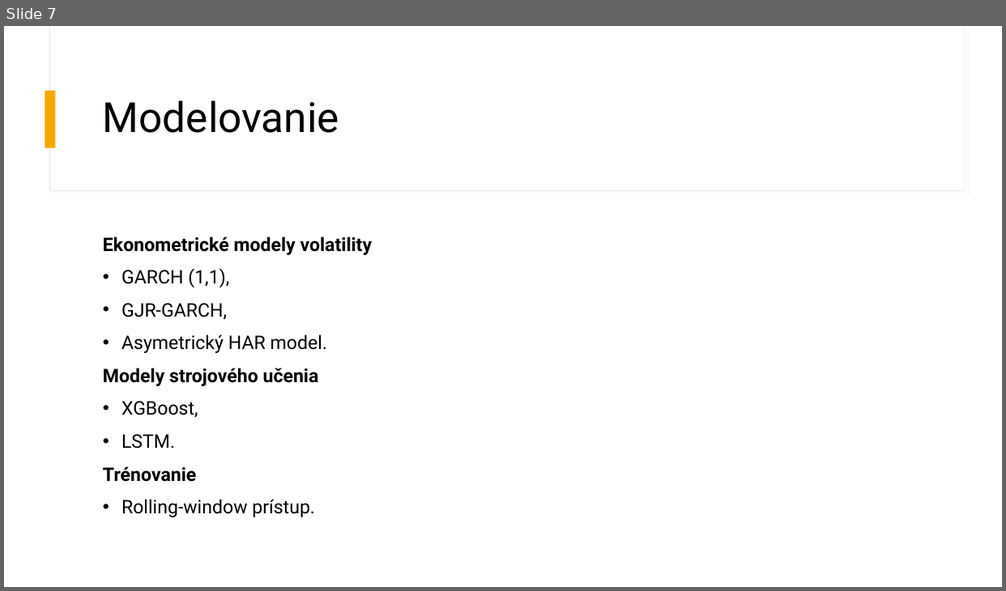
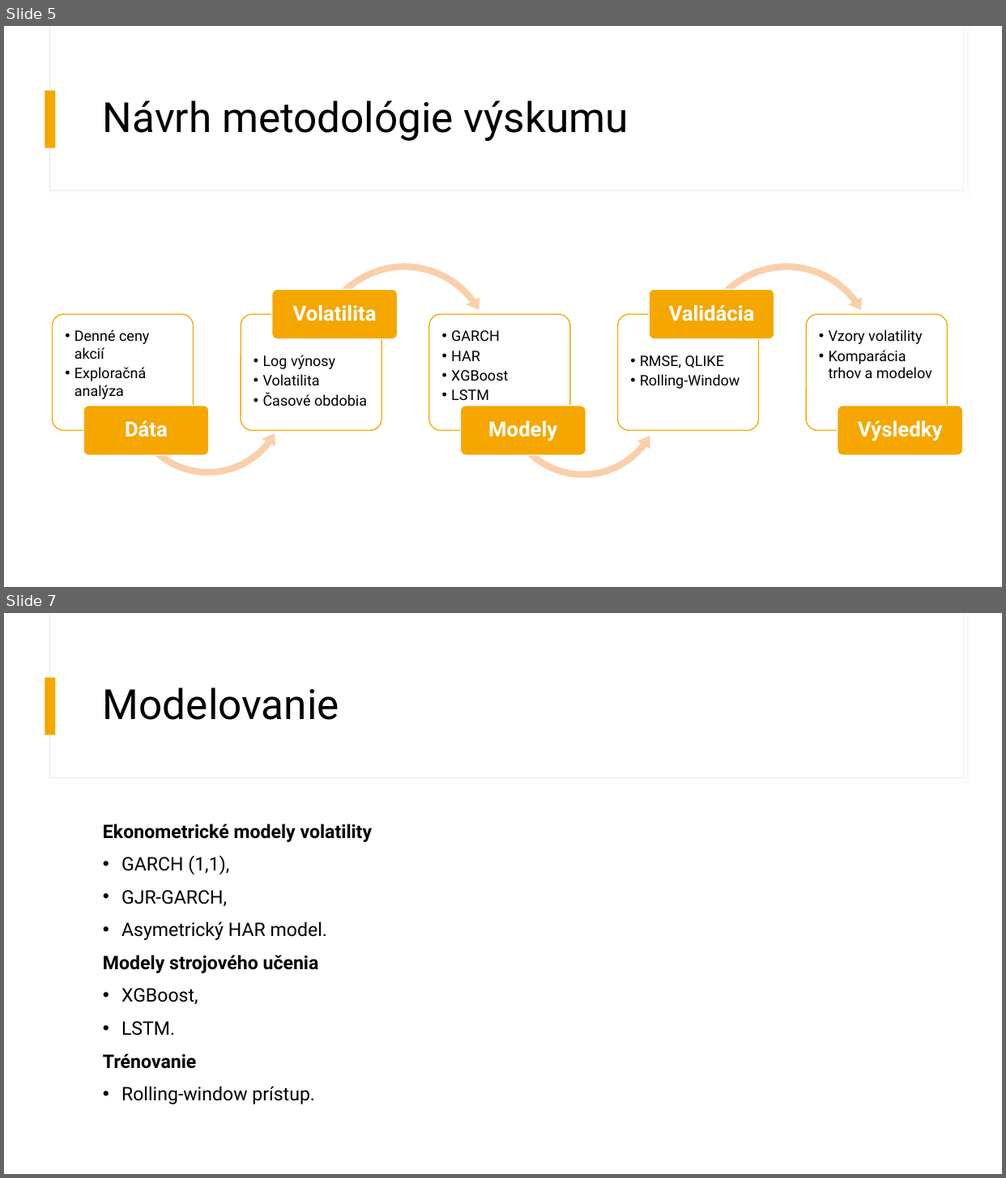
Before and after one commit to MatejLuzak/Identification-of-Patterns-of-Stock-Market-Volatility-in-the-USA-China-and-Europe-Using-AI-Methods, a slide deck: Identifikácia vzorov v časových radoch pre komparáciu volatility.pptx. Shown one above the other, each under a label of ours: slide 7 before the commit, slides 5 and 7 after it; the slides between them are not shown. The pictures are 1006x591 and 1006x1178 pixels, drawn with LibreOffice and Linux fonts; fonts in the diff are those of the drawing. Boxes give left, top, right and bottom in pixels: in the first picture for what was removed or moved away, otherwise in the second. Text is boxed around its words. In the diff, an @@ line names an element or a change of style, - is before the commit and + after.

```diff
--- a/Identifikácia vzorov v časových radoch pre komparáciu volatility.pptx
+++ b/Identifikácia vzorov v časových radoch pre komparáciu volatility.pptx
@@ slide 5 added at [4,26,1002,587], background #FFFFFF; not listed: 3 template elements that a slide beside it also shows @@
@@ title added at [103,101,629,141], 40 pt, text #000000 @@
+Návrh metodológie výskumu
@@ group added at [52,258,962,483]: 10 rounded rectangles, 10 texts, 2 left circular arrows, 2 circular arrows @@
+  • Denné ceny akcií
+  • Exploračná analýza
+Dáta
+  • Log výnosy
+  • Volatilita
+  • Časové obdobia
+Volatilita
+  • GARCH
+  • HAR
+  • XGBoost
+  • LSTM
+Modely
+  • RMSE, QLIKE
+  • Rolling-Window
+Validácia
+  • Vzory volatility
+  • Komparácia trhov a modelov
+Výsledky
```
Also in this commit, not shown: 6 slides changed, 1 slide removed.
